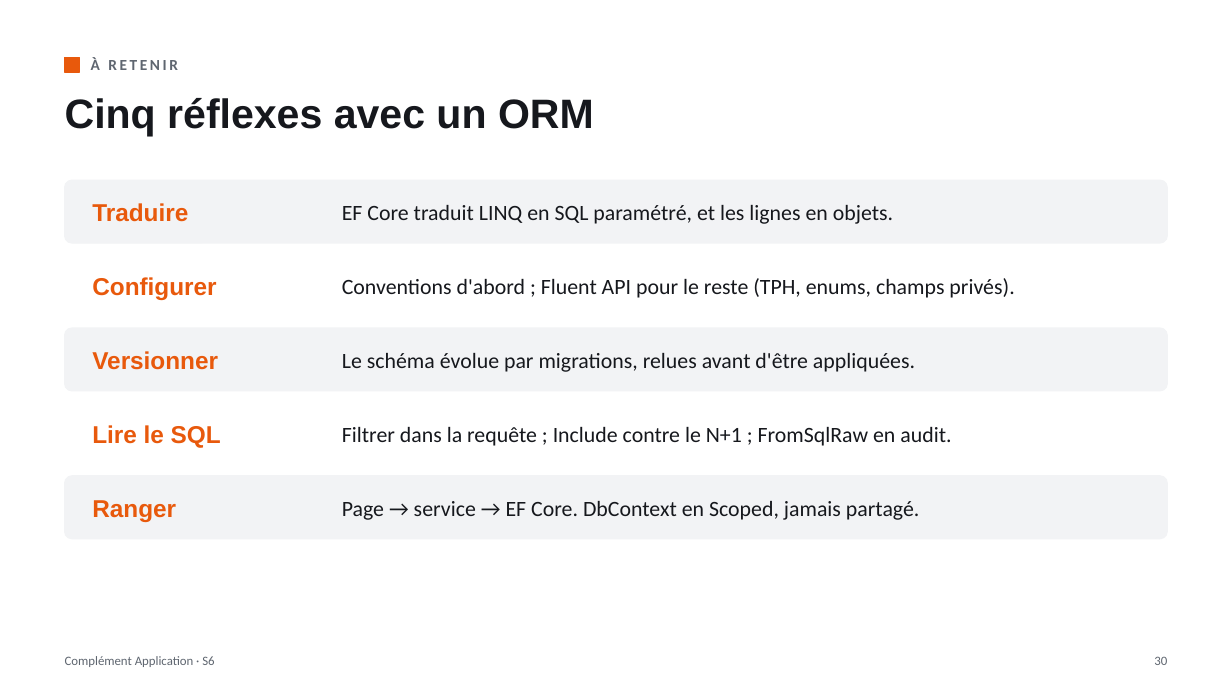
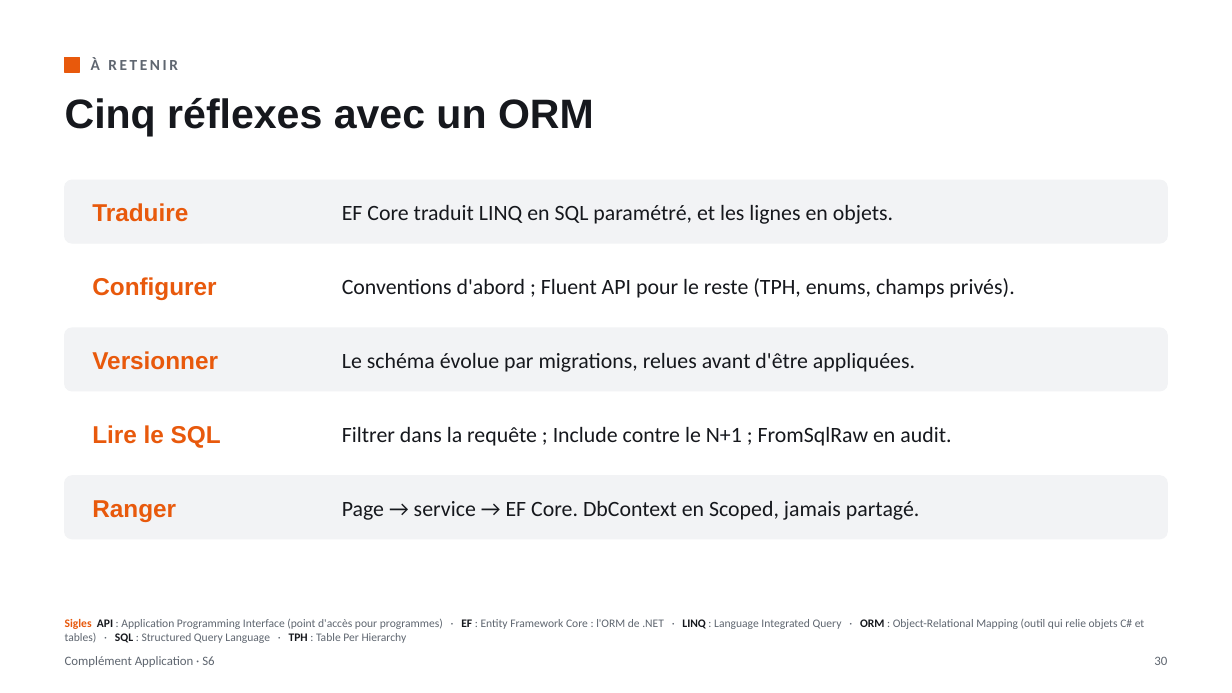
Before and after one commit to lle-condorcet/condorcet-2027, a slide deck: slide 30 of slides/LLE_CA_S06_EF_Core_en_couches.pptx. Drawn at 1232x693 pixels with LibreOffice and Linux fonts; fonts in the diff are those of the drawing. Boxes give left, top, right and bottom in pixels: in the first picture for what was removed or moved away, otherwise in the second. Text is boxed around its words. In the diff, an @@ line names an element or a change of style, - is before the commit and + after.

```diff
--- a/slides/LLE_CA_S06_EF_Core_en_couches.pptx
+++ b/slides/LLE_CA_S06_EF_Core_en_couches.pptx
@@ text added at bbox=[65, 619, 1145, 643], 9 pt, text #5F6670 @@
+Sigles API : Application Programming Interface (point d'accès pour programmes) · EF : Entity Framework Core : l'ORM de .NET · LINQ : Language Integrated Query · ORM : Object-Relational Mapping (outil qui relie objets C# et tables) · SQL : Structured Query Language · TPH : Table Per Hierarchy
```
Also in this commit, not shown: 27 other slides changed, 1 other file.
